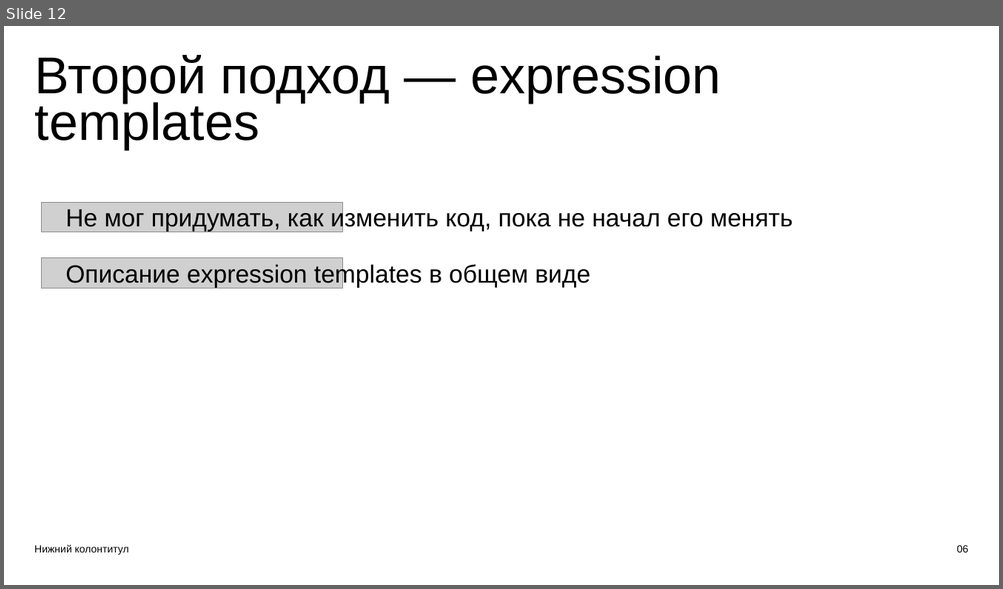
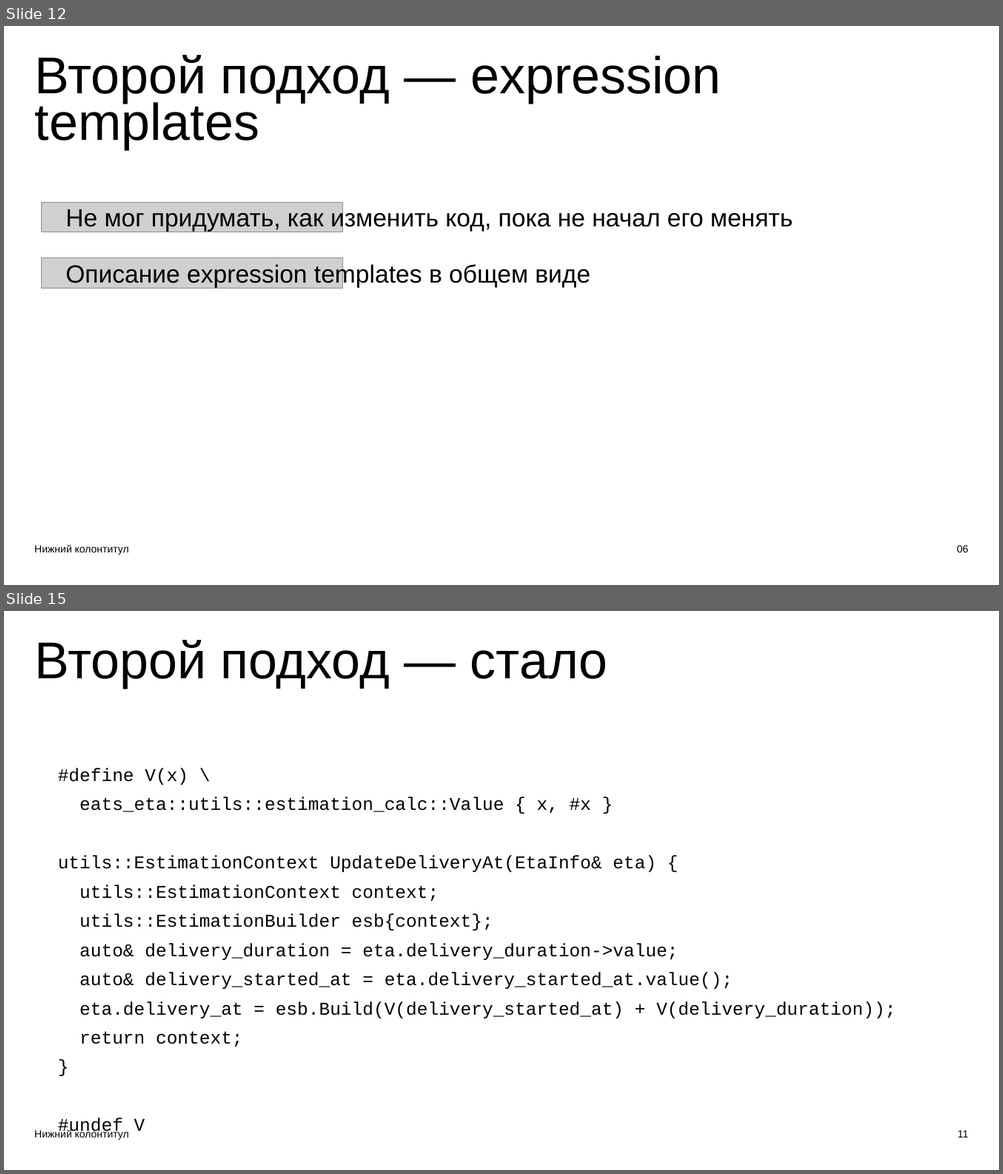
Before and after one commit to ishfb/zcc23, a slide deck: slides.pptx. Shown one above the other, each under a label of ours: slide 12 before the commit, slides 12 and 15 after it; the slides between them are not shown. The pictures are 1003x589 and 1003x1174 pixels, drawn with LibreOffice and Linux fonts; fonts in the diff are those of the drawing; grey boxes stand for pictures. Boxes give left, top, right and bottom in pixels: in the first picture for what was removed or moved away, otherwise in the second. Text is boxed around its words. In the diff, an @@ line names an element or a change of style, - is before the commit and + after.

```diff
--- a/slides.pptx
+++ b/slides.pptx
@@ slide 15 added at <box>4,611,999,1170</box>, background #FFFFFF @@
@@ text added at <box>35,640,608,688</box>, 75 pt, text #000000 @@
+Второй подход — стало
@@ text added at <box>58,768,895,1138</box>, 26.2 pt, text #000000 @@
+#define V(x) \
+eats_eta::utils::estimation_calc::Value { x, #x }
+utils::EstimationContext UpdateDeliveryAt(EtaInfo& eta) {
+utils::EstimationContext context;
+utils::EstimationBuilder esb{context};
+auto& delivery_duration = eta.delivery_duration->value;
+auto& delivery_started_at = eta.delivery_started_at.value();
+eta.delivery_at = esb.Build(V(delivery_started_at) + V(delivery_duration));
+return context;
+}
+#undef V
@@ text added at <box>34,1130,129,1140</box>, 15 pt, text #000000 @@
+Нижний колонтитул
@@ text added at <box>957,1130,968,1138</box>, 15 pt, text #000000 @@
+11
```
Also in this commit, not shown: 1 slide changed, 6 other slides added.
